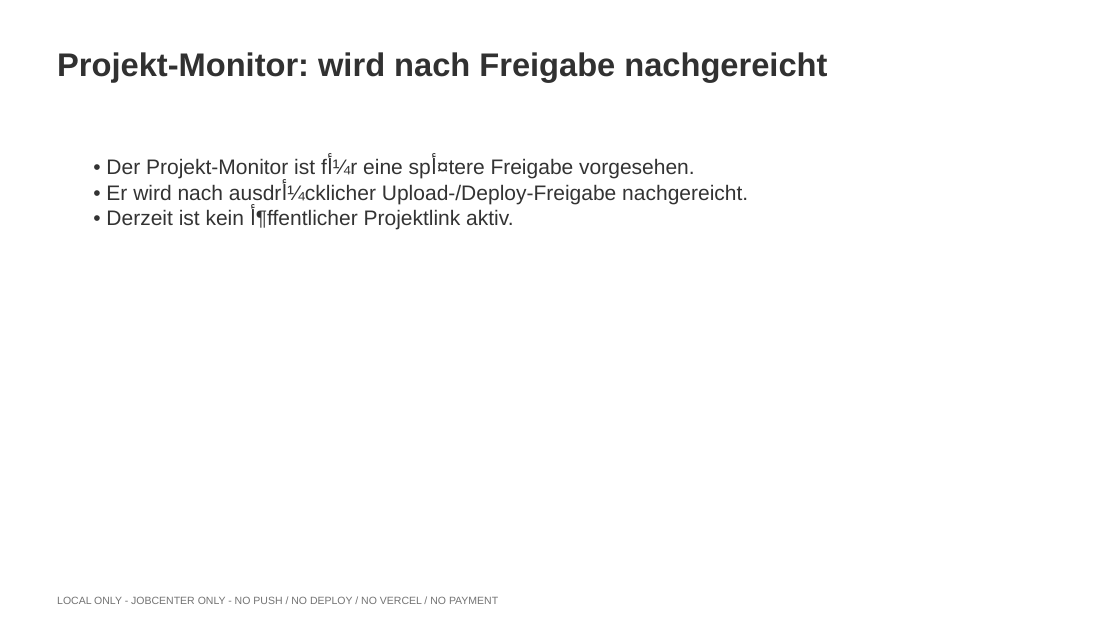
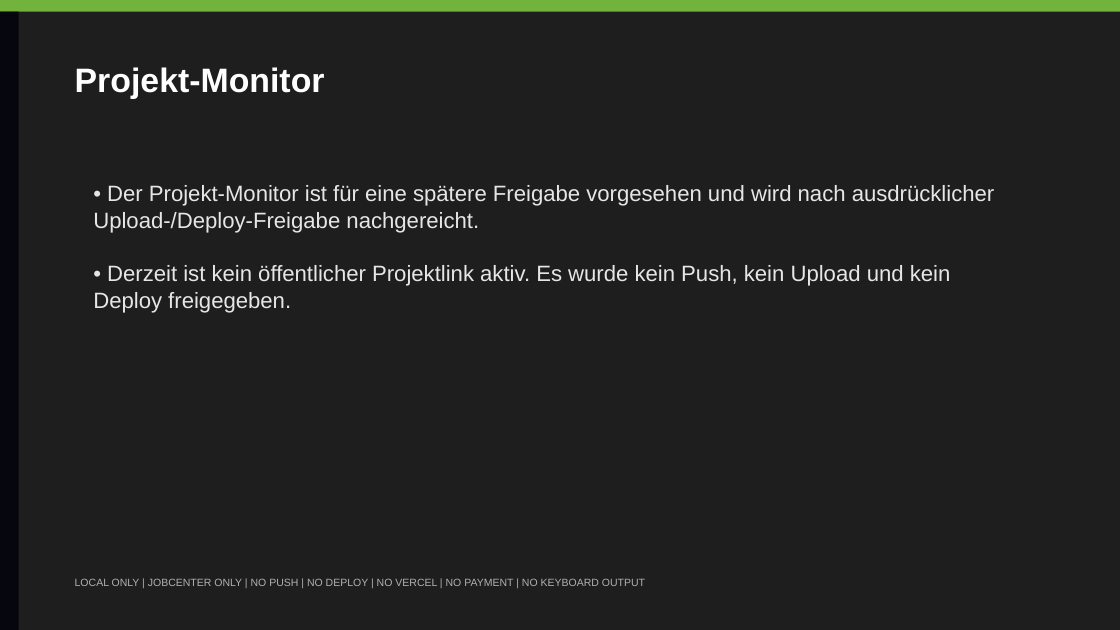
Before and after one commit to Sari-raslan/universal-arranger-os, a slide deck: slide 9 of uaos-ai-factory/jobcenter-send-ready/UAOS_JOBCENTER_PRESENTATION_2026-07-01_DE.pptx. Drawn at 1120x630 pixels with LibreOffice and Linux fonts; fonts in the diff are those of the drawing. Boxes give left, top, right and bottom in pixels: in the first picture for what was removed or moved away, otherwise in the second. Text is boxed around its words. In the diff, an @@ line names an element or a change of style, - is before the commit and + after.

Commit message:
Rebuild Jobcenter PowerPoint visually with PowerPoint COM

```diff
--- a/uaos-ai-factory/jobcenter-send-ready/UAOS_JOBCENTER_PRESENTATION_2026-07-01_DE.pptx
+++ b/uaos-ai-factory/jobcenter-send-ready/UAOS_JOBCENTER_PRESENTATION_2026-07-01_DE.pptx
@@ background #FFFFFF to #1E1E1E @@
@@ rectangle added at [0, 0, 1120, 12], fill #71B33C @@
@@ rectangle added at [0, 12, 18, 630], fill #06060E @@
@@ text at [75, 67, 325, 99]: text changed; size 28 to 29 pt; text colour #313131 to #FFFFFF @@
-Projekt-Monitor: wird nach Freigabe nachgereicht
+Projekt-Monitor
@@ text at [93, 185, 995, 313]: text changed; size 18 to 19 pt; text colour #333333 to #E6E6E6 @@
-• Der Projekt-Monitor ist fأ¼r eine spأ¤tere Freigabe vorgesehen.
-• Er wird nach ausdrأ¼cklicher Upload-/Deploy-Freigabe nachgereicht.
-• Derzeit ist kein أ¶ffentlicher Projektlink aktiv.
+• Der Projekt-Monitor ist für eine spätere Freigabe vorgesehen und wird nach ausdrücklicher Upload-/Deploy-Freigabe nachgereicht.
+• Derzeit ist kein öffentlicher Projektlink aktiv. Es wurde kein Push, kein Upload und kein Deploy freigegeben.
@@ text at [75, 578, 645, 586]: text changed; text colour #737373 to #B0B0B0 @@
-LOCAL ONLY - JOBCENTER ONLY - NO PUSH / NO DEPLOY / NO VERCEL / NO PAYMENT
+LOCAL ONLY | JOBCENTER ONLY | NO PUSH | NO DEPLOY | NO VERCEL | NO PAYMENT | NO KEYBOARD OUTPUT
```
Also in this commit, not shown: 6 other slides changed, 3 slides added, 3 slides removed, 24 other files.
